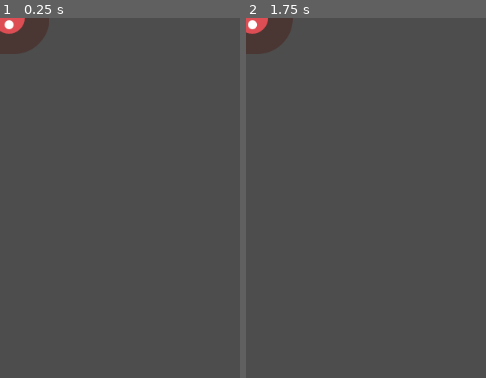
Above: before the commit, frames 1-2 (left to right).
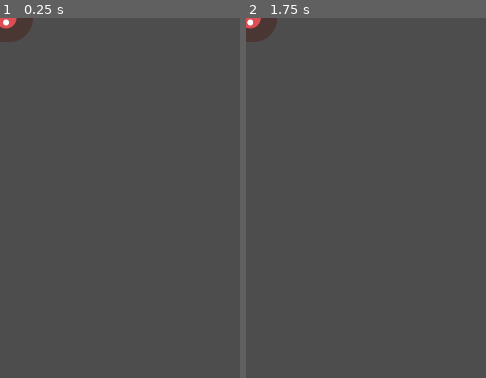
Above: after the commit, the same moments.

Repository: GuilhermeGuia/dodge-the-creeps
Game: Godot game, scene res://inimigo.tscn
Two runs of this game, one before a commit and one after it. Both use one fixed random seed, a clock stepped at 60 frames per second and the inputs below. This scene is started directly instead of the project's main scene.
Inputs:
- Up to frame 1 (0.25 s): no input
- Up to frame 2 (1.75 s): hold Right (mover_direita) 0.53-1.28 s; tap Enter at 1.25 s; hold Down (mover_baixo) from 1.28 s (still down)
The pictures show only the part of the screen within x 0-50%, y 0-50%; the shares and areas given below are measured in that part.

The runs differ from the first frame. In frame 1, 1.2% of the frame differs, in the area x 0-21%, y 0-10%; in frame 2, 1.1%.

Commit message:
refactor: ajustando tamanho do inimigo para 0.5

Diff:
--- a/inimigo.tscn
+++ b/inimigo.tscn
@@ -45,8 +45,8 @@
 }]
 
 [sub_resource type="CapsuleShape2D" id="CapsuleShape2D_0b8xr"]
-radius = 35.0
-height = 102.0
+radius = 22.0
+height = 78.0
 
 [node name="Inimigo" type="RigidBody2D" unique_id=873143488]
 collision_mask = 0
@@ -55,10 +55,9 @@
 metadata/_edit_group_ = true
 
 [node name="AnimatedSprite2D" type="AnimatedSprite2D" parent="." unique_id=1330087920]
-scale = Vector2(0.75, 0.75)
+scale = Vector2(0.5, 0.5)
 sprite_frames = SubResource("SpriteFrames_1su0k")
 animation = &"voar"
-frame_progress = 0.6075814
 
 [node name="CollisionShape2D" type="CollisionShape2D" parent="." unique_id=220992559]
 rotation = 1.5707964
